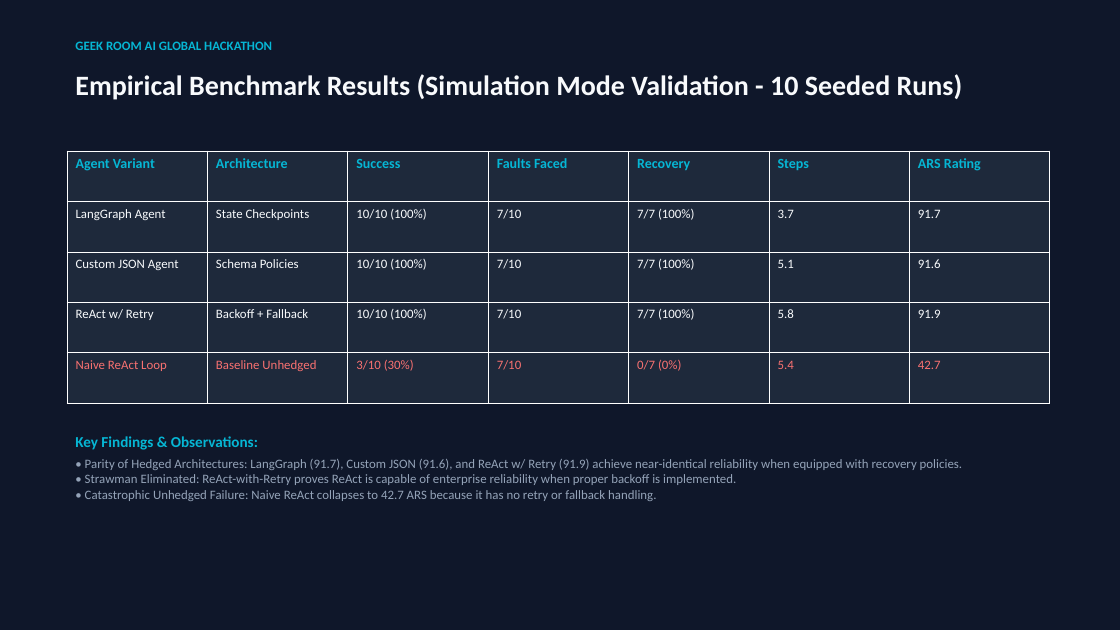
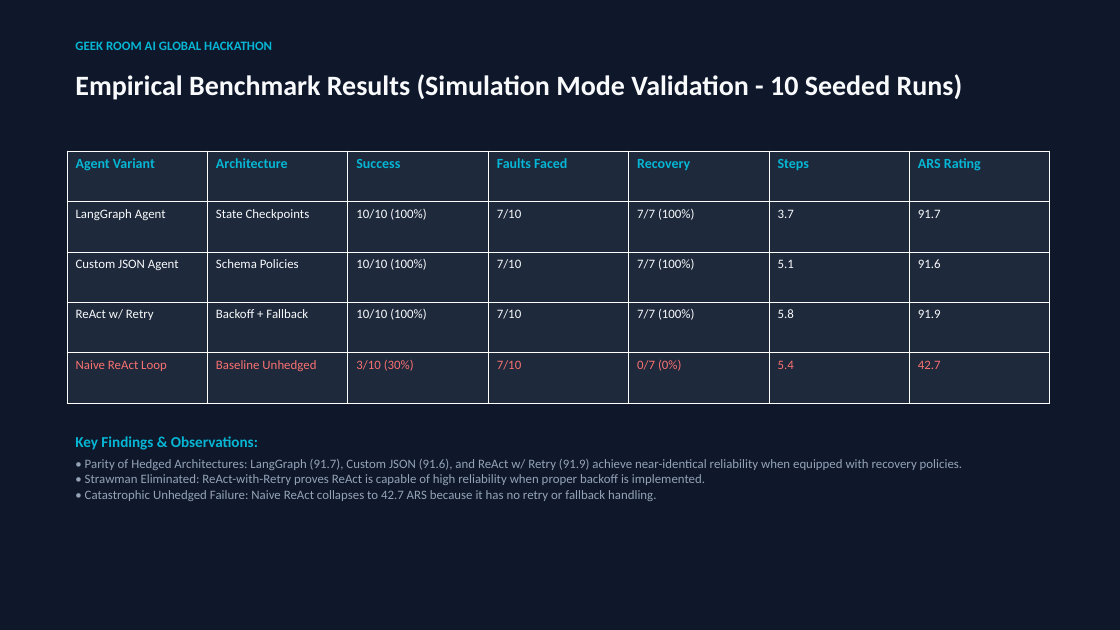
Before and after one commit to Mohan-M04/agentbench-arena, a slide deck: slide 8 of AgentBench_Arena_Hackathon_Pitch_Deck.pptx. Drawn at 1120x630 pixels with LibreOffice and Linux fonts; fonts in the diff are those of the drawing. Boxes give left, top, right and bottom in pixels: in the first picture for what was removed or moved away, otherwise in the second. Text is boxed around its words. In the diff, an @@ line names an element or a change of style, - is before the commit and + after.

Commit message:
fix(benchmark): resolve Task 11 ground truth truncation, remove remaining enterprise wording, support Gemini in live runner

```diff
--- a/AgentBench_Arena_Hackathon_Pitch_Deck.pptx
+++ b/AgentBench_Arena_Hackathon_Pitch_Deck.pptx
@@ text at (85,459,962,501): text changed @@
-• Parity of Hedged Architectures: LangGraph (91.7), Custom JSON (91.6), and ReAct w/ Retry (91.9) achieve near-identical reliability when equipped with recovery policies.
-• Strawman Eliminated: ReAct-with-Retry proves ReAct is capable of enterprise reliability when proper backoff is implemented.
-• Catastrophic Unhedged Failure: Naive ReAct collapses to 42.7 ARS because it has no retry or fallback handling.
+• Parity of Hedged Architectures: LangGraph (91.7), Custom JSON (91.6), and ReAct w/ Retry (91.9) achieve near-identical reliability when equipped with recovery policies.
+• Strawman Eliminated: ReAct-with-Retry proves ReAct is capable of high reliability when proper backoff is implemented.
+• Catastrophic Unhedged Failure: Naive ReAct collapses to 42.7 ARS because it has no retry or fallback handling.
```
Also in this commit, not shown: 3 other slides changed, 12 other files.
